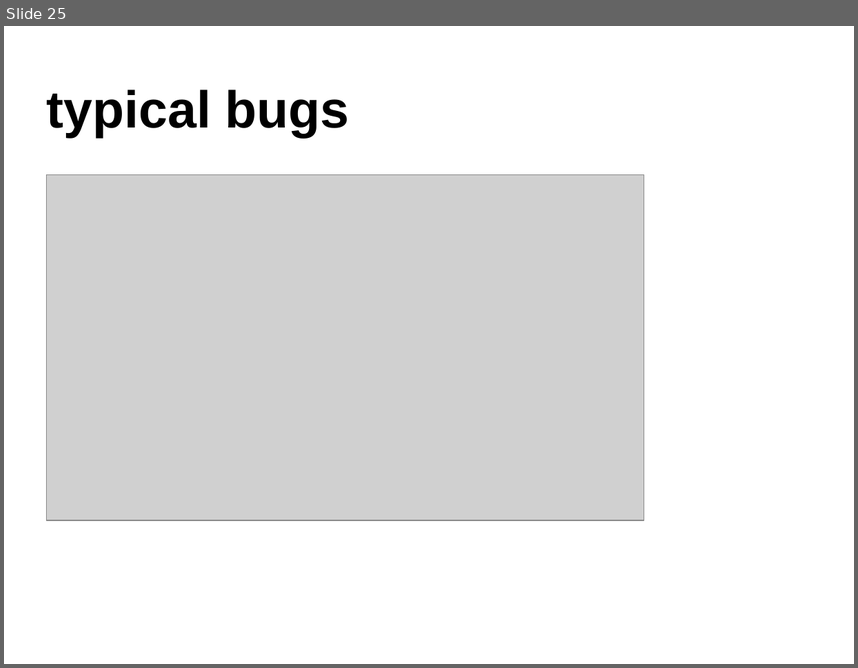
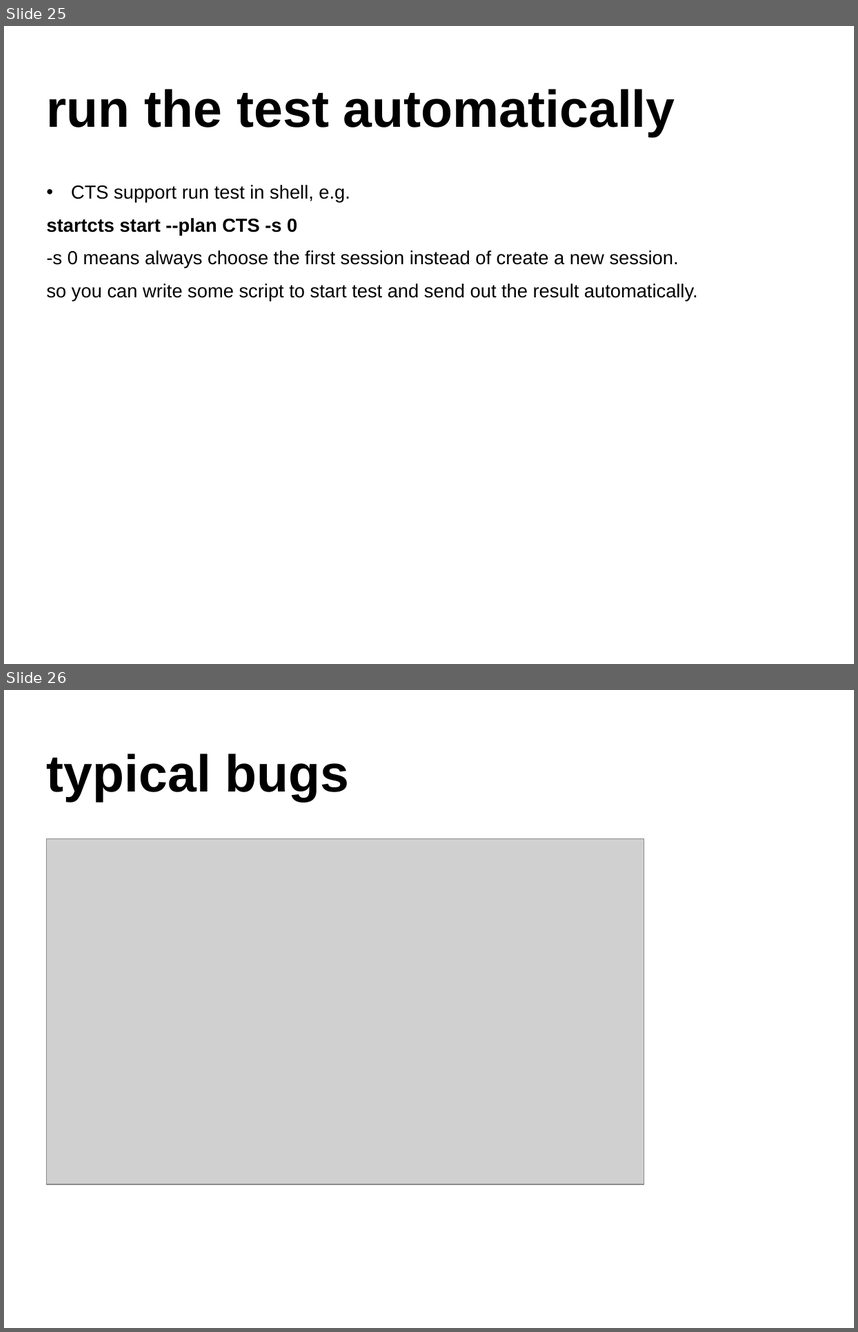
Before and after one commit to widerules/system-information, a slide deck: cts/CTS-training.ppt. Shown one above the other, each under a label of ours: slide 25 before the commit, slides 25 and 26 after it. The pictures are 858x668 and 858x1332 pixels, drawn with LibreOffice and Linux fonts; fonts in the diff are those of the drawing; grey boxes stand for pictures; background and template pictures are left out. Boxes give left, top, right and bottom in pixels: in the first picture for what was removed or moved away, otherwise in the second. Text is boxed around its words. In the diff, an @@ line names an element or a change of style, - is before the commit and + after.

```diff
--- a/cts/CTS-training.ppt
+++ b/cts/CTS-training.ppt
@@ slide 25 added at <box>4,26,854,664</box>, background picture (left out) @@
@@ text added at <box>47,89,675,137</box>, 44 pt, text #000000, bold @@
+run the test automatically
@@ text added at <box>47,185,698,301</box>, 16 pt, text #000000 @@
+• CTS support run test in shell, e.g.
+startcts start --plan CTS -s 0
+-s 0 means always choose the first session instead of create a new session.
+so you can write some script to start test and send out the result automatically.
@@ what was slide 25 is now slide 26 @@
```
Also in this commit, not shown: 39 slides changed, 1 other slide added, 6 other files.
